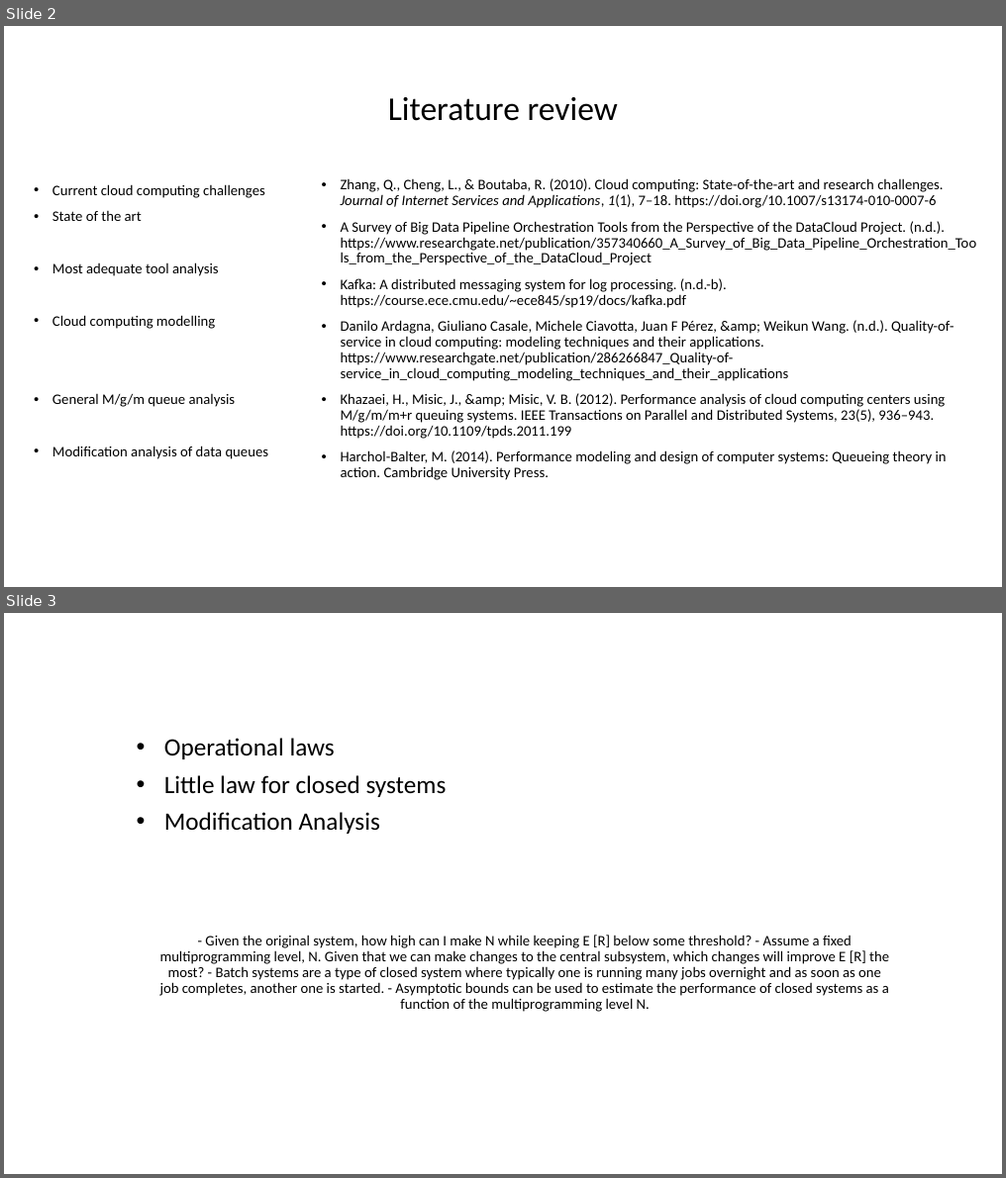
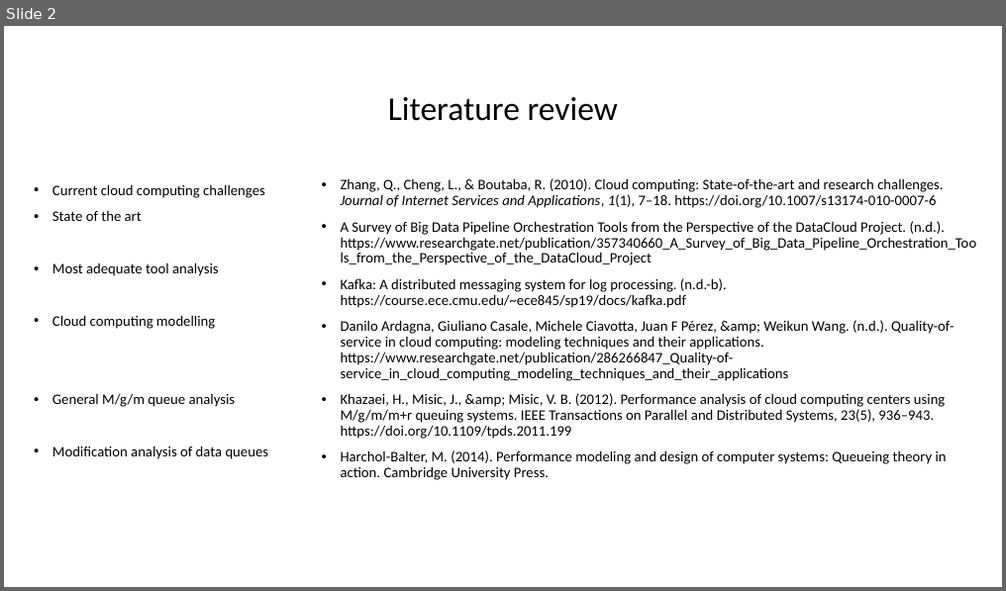
Before and after one commit to JAMota/Applied-Data-Science-and-Statistics, a slide deck: Term3/PresentationMidPoint.pptx. Shown one above the other, each under a label of ours: slides 2 and 3 before the commit, slide 2 after it. The pictures are 1006x1178 and 1006x591 pixels, drawn with LibreOffice and Linux fonts; fonts in the diff are those of the drawing. Boxes give left, top, right and bottom in pixels: in the first picture for what was removed or moved away, otherwise in the second. Text is boxed around its words. In the diff, an @@ line names an element or a change of style, - is before the commit and + after.

```diff
--- a/Term3/PresentationMidPoint.pptx
+++ b/Term3/PresentationMidPoint.pptx
@@ slide 3 removed at (4,613,1002,1174), background #FFFFFF @@
@@ subtitle removed at (164,738,447,834) @@
-• Operational laws
-• Little law for closed systems
-• Modification Analysis
@@ title removed at (160,935,889,1012) @@
-- Given the original system, how high can I make N while keeping E [R] below some threshold? - Assume a fixed multiprogramming level, N. Given that we can make changes to the central subsystem, which changes will improve E [R] the most? - Batch systems are a type of closed system where typically one is running many jobs overnight and as soon as one job completes, another one is started. - Asymptotic bounds can be used to estimate the performance of closed systems as a function of the multiprogramming level N.
```
Also in this commit, not shown: 1 slide added, 1 other slide removed, 2 other files.
